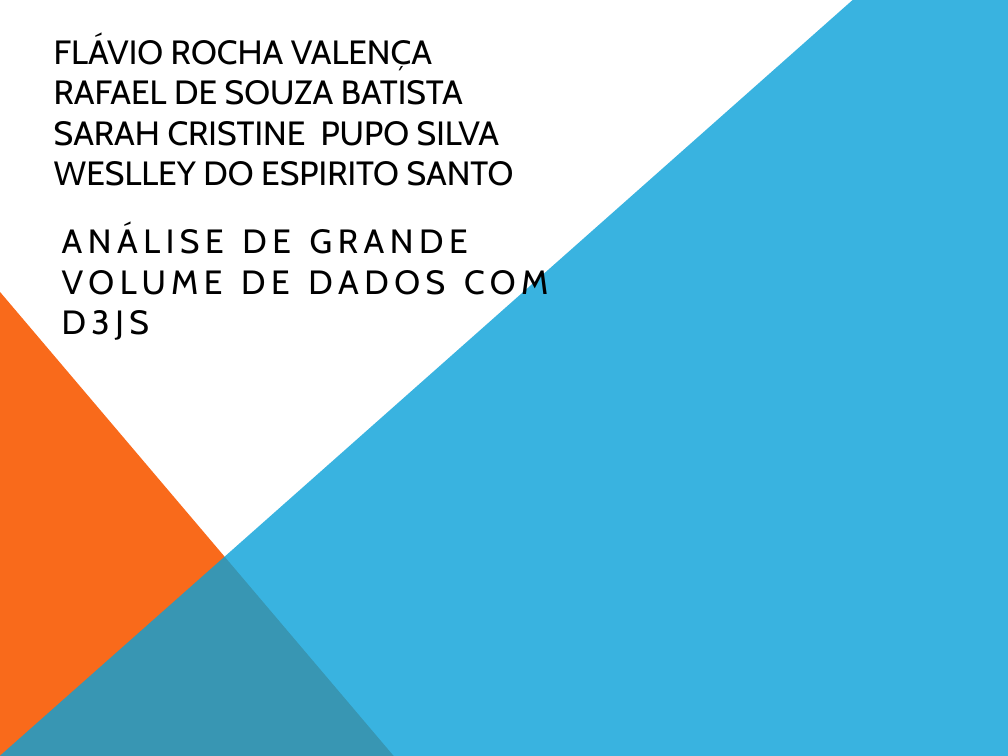
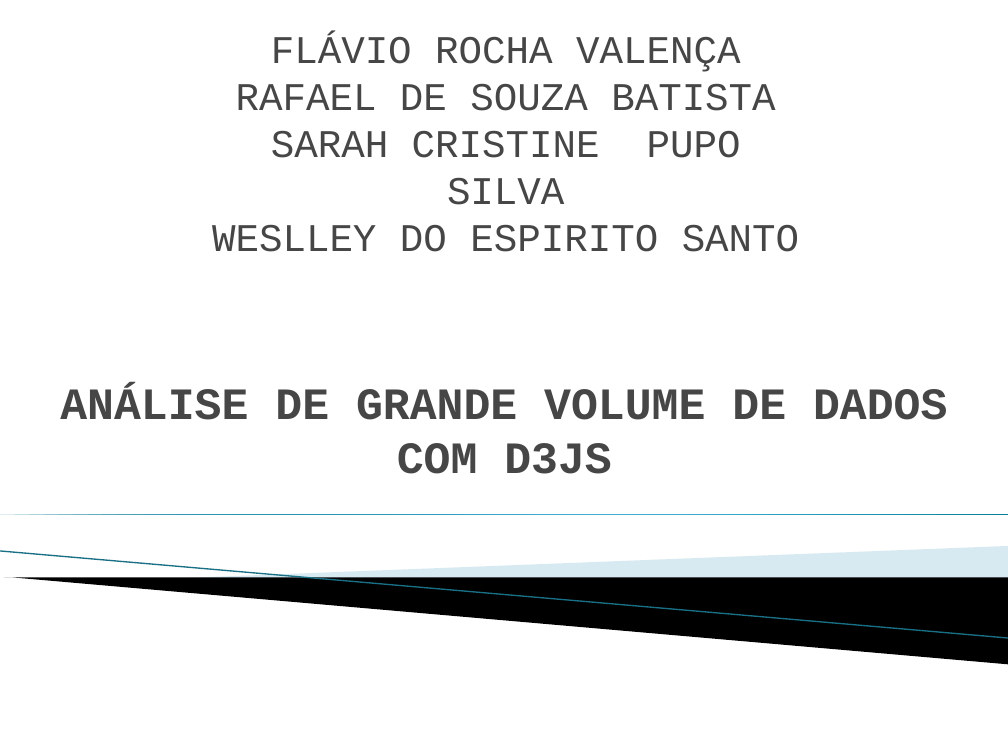
Before and after one commit to WeslleySanto/UNIP-CC, a slide deck: slide 1 of TCC/apresentação-tcc.pptx. Drawn at 1008x756 pixels with LibreOffice and Linux fonts; fonts in the diff are those of the drawing; background and template pictures are left out. Boxes give left, top, right and bottom in pixels: in the first picture for what was removed or moved away, otherwise in the second. Text is boxed around its words. In the diff, an @@ line names an element or a change of style, - is before the commit and + after.

```diff
--- a/TCC/apresentação-tcc.pptx
+++ b/TCC/apresentação-tcc.pptx
@@ freeform shape removed at (0,0,1008,756) @@
@@ title "FLÁVIO ROCHA VALENÇA RAFAEL DE ...": place and size @@
-title "FLÁVIO ROCHA VALENÇA RAFAEL DE ..." at (54,36,514,186)
+title "FLÁVIO ROCHA VALENÇA RAFAEL DE ..." at (212,35,799,252)
@@ title "FLÁVIO ROCHA VALENÇA RAFAEL DE ..." at (212,35,799,252): size 24 to 28 pt, font Cabin to Courier New, text colour #000000 to #464646; alignment left to centre @@
@@ right triangle removed at (0,292,394,756) @@
@@ subtitle "ANÁLISE DE GRANDE VOLUME DE ...": place and size @@
-subtitle "ANÁLISE DE GRANDE VOLUME DE ..." at (62,225,548,340)
+subtitle "ANÁLISE DE GRANDE VOLUME DE ..." at (60,389,947,474)
@@ subtitle "ANÁLISE DE GRANDE VOLUME DE ..." at (60,389,947,474): size 24 to 32 pt, font Cabin to Courier New, text colour #000000 to #464646, letter spacing 4 to 0 pt, bold on; alignment left to centre; less space between paragraphs @@
@@ right triangle added at (0,514,1008,514), fill gradient #007896 to #4CBBDF @@
@@ line added from (0, 551) to (1008, 638), #97C5D8 0.95 pt @@
@@ freeform shape added at (186,546,1008,600), fill #A0CBDC at 40% opacity @@
@@ freeform shape added at (4,578,1008,664), fill #000000 @@
```
Also in this commit, not shown: 16 other slides changed, 6 slides added, 1 slide removed.
